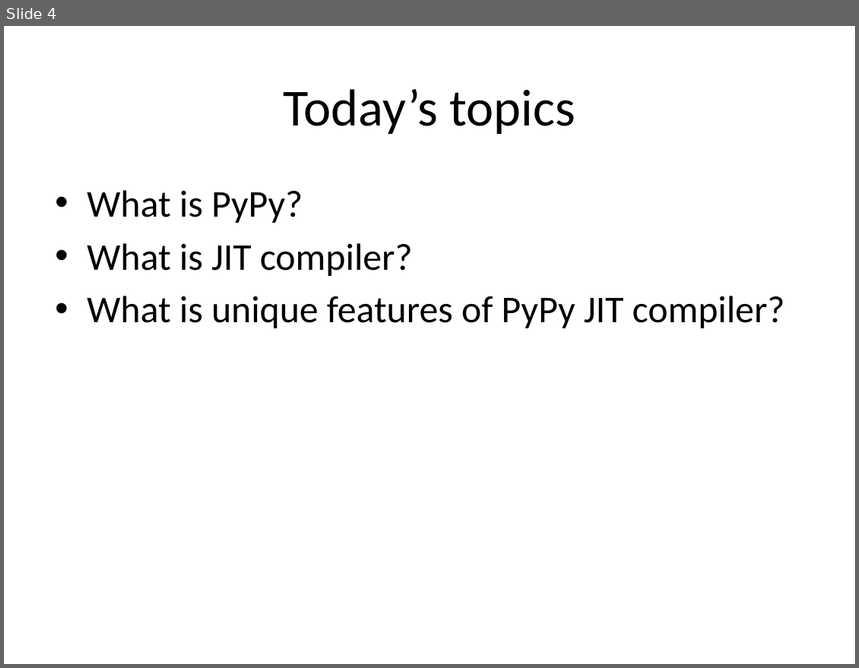
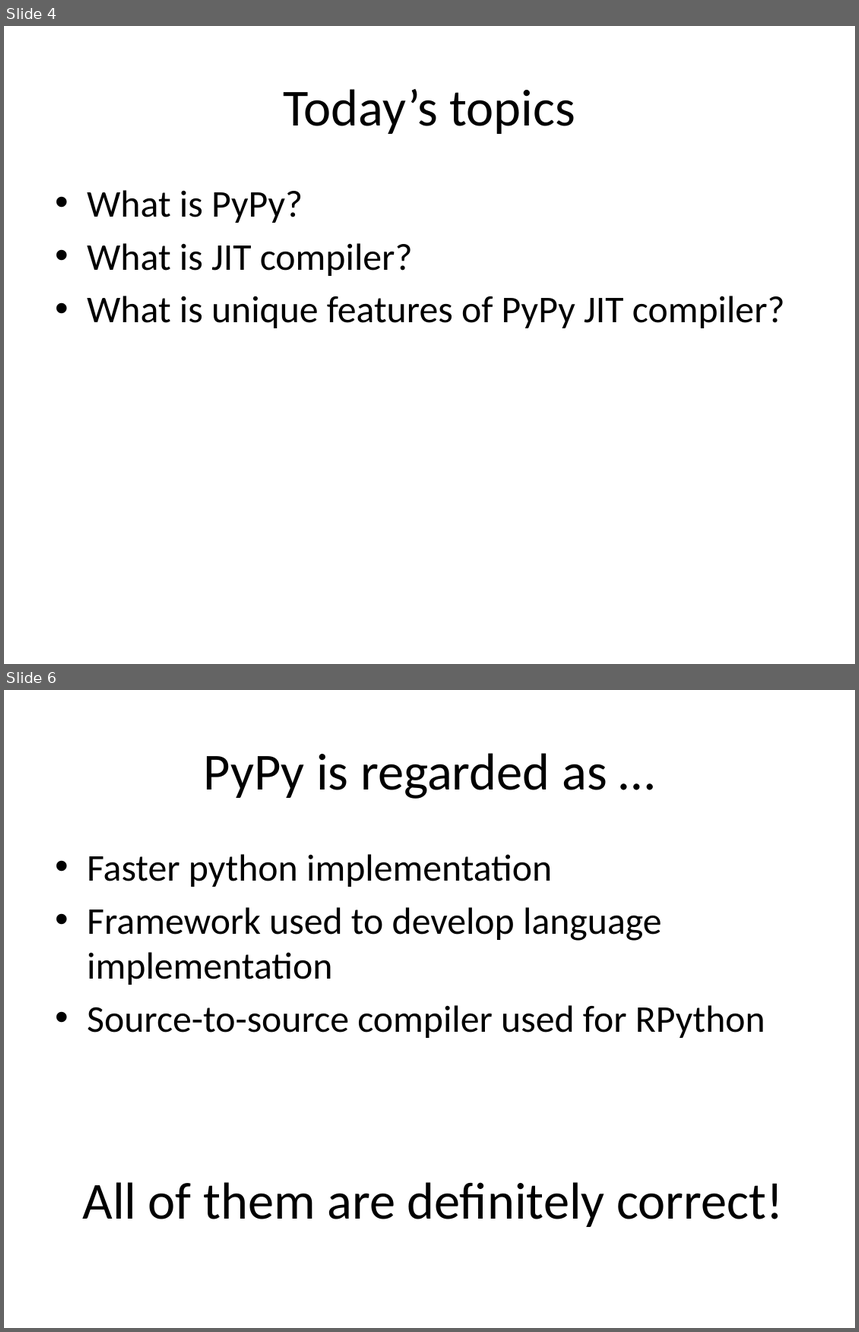
Before and after one commit to ryotaro/pyconjp2012slide, a slide deck: master/Fundamental Technologies Used in PyPy JIT Compiler.pptx. Shown one above the other, each under a label of ours: slide 4 before the commit, slides 4 and 6 after it; the slides between them are not shown. The pictures are 859x668 and 859x1332 pixels, drawn with LibreOffice and Linux fonts; fonts in the diff are those of the drawing. Boxes give left, top, right and bottom in pixels: in the first picture for what was removed or moved away, otherwise in the second. Text is boxed around its words. In the diff, an @@ line names an element or a change of style, - is before the commit and + after.

```diff
--- a/master/Fundamental Technologies Used in PyPy JIT Compiler.pptx
+++ b/master/Fundamental Technologies Used in PyPy JIT Compiler.pptx
@@ slide 6 added at [4, 690, 855, 1328], background #FFFFFF @@
@@ title added at [204, 753, 607, 799], 44 pt, text #000000 @@
+PyPy is regarded as …
@@ text added at [87, 854, 766, 1038], 32 pt, text #000000 @@
+• Faster python implementation
+• Framework used to develop language implementation
+• Source-to-source compiler used for RPython
@@ text added at [83, 1182, 783, 1227], 44 pt, text #000000 @@
+All of them are definitely correct!
```
Also in this commit, not shown: 1 slide changed, 7 other slides added, 1 other file.
